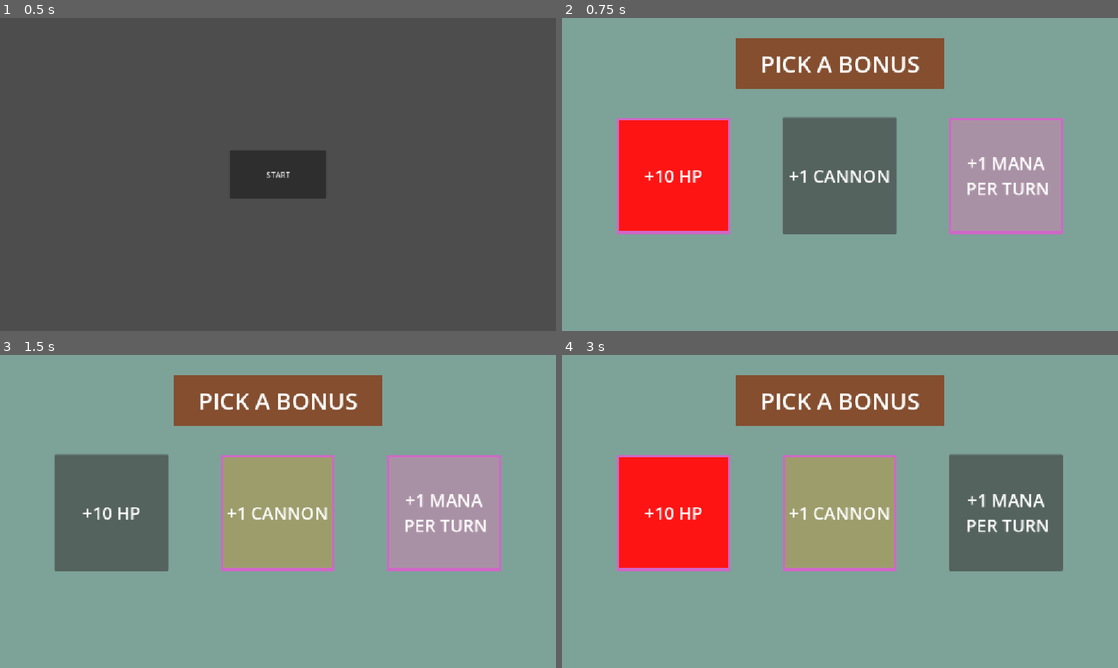
Above: before the commit, frames 1-4 (two rows, left to right).
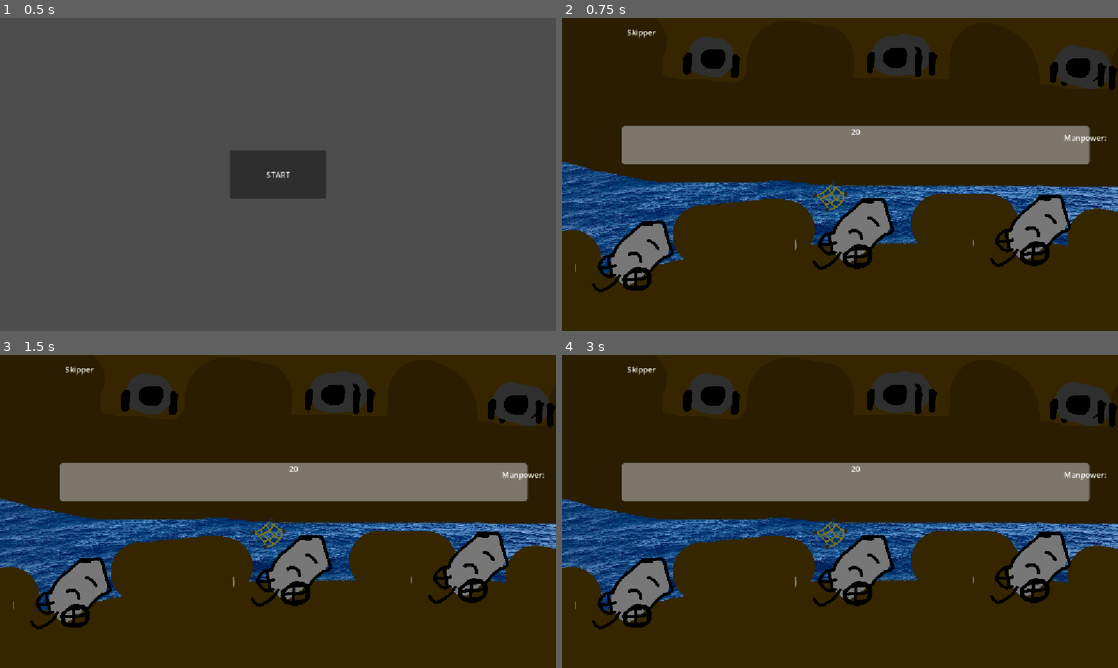
Above: after the commit, the same moments.

Repository: ataylor146/deckbuilder
Game: Godot game, scene res://Scenes/menu.tscn
Two runs of this game, one before a commit and one after it. Both use one fixed random seed, a clock stepped at 60 frames per second and the inputs below. The engine's default icon, where the game draws it, is replaced by a stand-in: a white triangle on a blue panel in a dark square.
Inputs (mouse positions are in pixels of both pictures, inside the frame that each line leads up to):
- Up to frame 1 (0.5 s): no input
- Up to frame 2 (0.75 s): click "START" at 0.5 s
- Up to frame 3 (1.5 s): click (111, 511) at 1.25 s, where only the run before the commit has a clickable "+10 HP"
- Up to frame 4 (3 s): click (840, 511) at 2 s, where only the run before the commit has a clickable "+1 CANNON"; click (1006, 511) at 2.75 s, where only the run before the commit has a clickable "+1 MANA PER TURN"

Frame 1 is identical in both runs. In frame 2, 100% of the frame differs, in the area x 0-100%, y 0-100%; in frame 3, 100%; in frame 4, 100%.
Error before the commit: Attempt to call function 'heal' in base 'null instance' on a null instance. (res://Scenes/loot_1.gd:9)

Commit message:
Win Screen

Diff:
--- a/Scenes/WinScreen.tscn
+++ b/Scenes/WinScreen.tscn
@@ -1,6 +1,8 @@
 [gd_scene format=3 uid="uid://c13etwe3nwivd"]
 
 [ext_resource type="Script" uid="uid://b0wmrtv7su13g" path="res://Scenes/loot_1.gd" id="1_68w7f"]
+[ext_resource type="Script" uid="uid://c6tk4l46u42yo" path="res://Scenes/loot_2.gd" id="2_d8xbi"]
+[ext_resource type="Script" uid="uid://d1jp514rcdaic" path="res://Scenes/loot_3.gd" id="3_82r0j"]
 
 [sub_resource type="StyleBoxFlat" id="StyleBoxFlat_yf5fn"]
 bg_color = Color(0.49173367, 0.63659364, 0.5973249, 1)
@@ -106,6 +108,7 @@
 offset_right = 693.0
 offset_bottom = 447.0
 theme_override_styles/normal = SubResource("StyleBoxFlat_33x8s")
+script = ExtResource("2_d8xbi")
 
 [node name="Label" type="Label" parent="Loot2" unique_id=217223672]
 layout_mode = 1
@@ -124,14 +127,16 @@
 text = "+1 CANNON"
 horizontal_alignment = 1
 
-[node name="Loot2" type="Button" parent="Loot2" unique_id=1307380611]
+[node name="Loot3" type="Button" parent="." unique_id=1307380611]
 layout_mode = 0
-offset_left = 345.0
-offset_right = 581.0
-offset_bottom = 241.0
+offset_left = 802.0
+offset_top = 206.0
+offset_right = 1038.0
+offset_bottom = 447.0
 theme_override_styles/normal = SubResource("StyleBoxFlat_f8sg8")
+script = ExtResource("3_82r0j")
 
-[node name="Label" type="Label" parent="Loot2/Loot2" unique_id=1941212443]
+[node name="Label" type="Label" parent="Loot3" unique_id=1941212443]
 layout_mode = 1
 anchors_preset = 8
 anchor_left = 0.5
--- a/Scenes/board.tscn
+++ b/Scenes/board.tscn
@@ -46,5 +46,7 @@
 opposing = true
 
 [node name="RoundWinScene" parent="." unique_id=311131055 instance=ExtResource("5_s4i1f")]
+visible = false
+z_index = 1000
 
 [connection signal="defeated" from="Enemy" to="." method="_on_enemy_defeated"]
--- a/Scenes/loot_1.gd
+++ b/Scenes/loot_1.gd
@@ -1,10 +1,13 @@
 extends Button
 
-@onready var player = $Player
+@onready var player = $"../../Player"
+
 func _ready() -> void:
+	print(player)
 	pressed.connect(_on_pressed)
 
 func _on_pressed() -> void:
 	print("YOU GOT +10 HP")
-	player.heal(-10);
-	$Enemy.setup(load("res://enemies/skipper.tres"))
+	player.heal(10);
+	$"../../Enemy".setup(load("res://enemies/skipper.tres"))
+	$"../../RoundWinScene".visible = false
--- /dev/null
+++ b/Scenes/loot_2.gd
@@ -0,0 +1,13 @@
+extends Button
+
+@onready var player = $"../../Player"
+
+func _ready() -> void:
+	print(player)
+	pressed.connect(_on_pressed)
+
+func _on_pressed() -> void:
+	print("YOU GOT +1 CANNON")
+	player.repair_cannons(1);
+	$"../../Enemy".setup(load("res://enemies/skipper.tres"))
+	$"../../RoundWinScene".visible = false
--- /dev/null
+++ b/Scenes/loot_3.gd
@@ -0,0 +1,13 @@
+extends Button
+
+@onready var player = $"../../Player"
+
+func _ready() -> void:
+	print(player)
+	pressed.connect(_on_pressed)
+
+func _on_pressed() -> void:
+	print("YOU GOT +1 MANA PER TURN OR OTHER BONUS IDK")
+	player.heal(1000000);
+	$"../../Enemy".setup(load("res://enemies/skipper.tres"))
+	$"../../RoundWinScene".visible = false
--- a/Scripts/board.gd
+++ b/Scripts/board.gd
@@ -77,4 +77,4 @@
 
 func _on_enemy_defeated() -> void:
 	print("enemy down!")
-	get_tree().change_scene_to_file("res://Scenes/round_win_panel.tscn")
+	$RoundWinScene.visible = true
Not shown, added: Scenes/loot_2.gd.uid
Not shown, added: Scenes/loot_3.gd.uid
